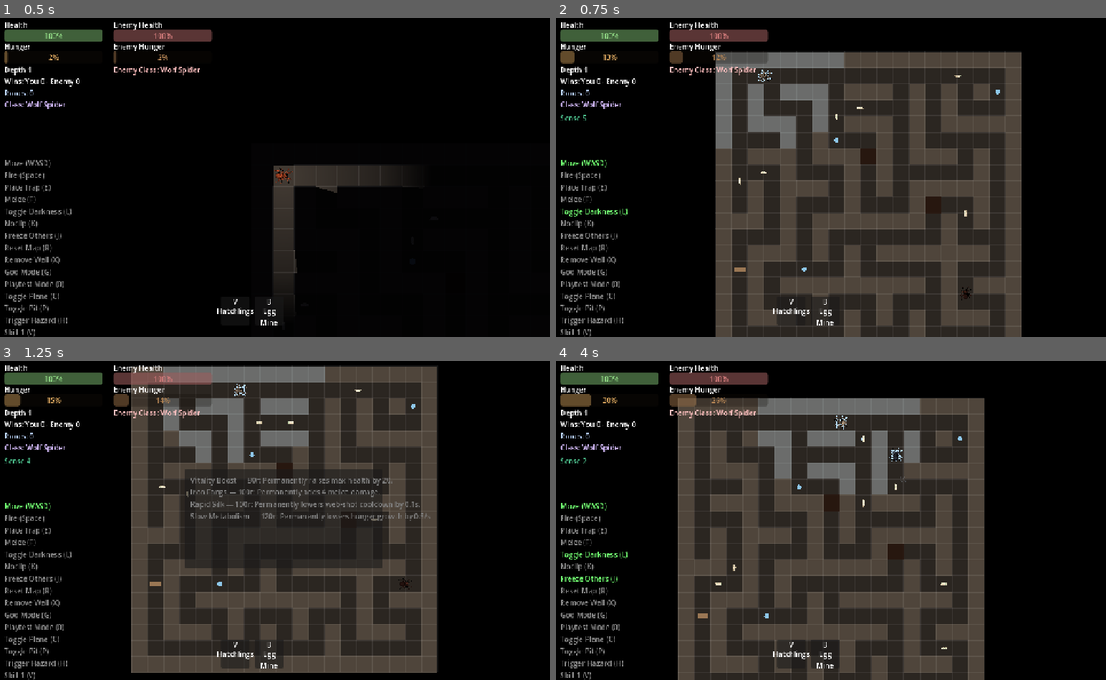
Above: before the commit, frames 1-4 (two rows, left to right).
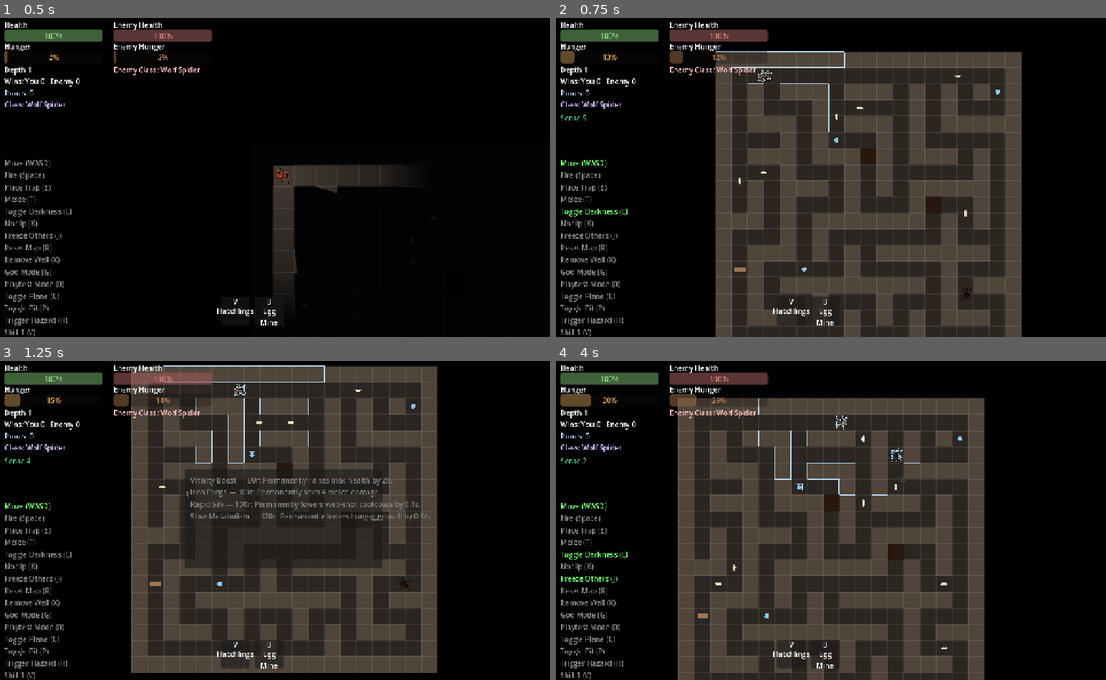
Above: after the commit, the same moments.

Repository: ehix/burrow
Game: Godot game, scene res://world/world.tscn
Same seed, same stepped clock (60 frames per second), same inputs: the game is played once before the commit and once after it.
Inputs (mouse positions are in pixels of both pictures, inside the frame that each line leads up to):
- Up to frame 1 (0.5 s): no input
- Up to frame 2 (0.75 s): tap Enter at 0.5 s; move the mouse to (963, 158) at 0.52 s; hold D (move_right) from 0.53 s (still down); hold L (toggle_darkness) from 0.53 s (still down); tap N (sense) at 0.6 s; click (963, 158) at 0.67 s
- Up to frame 3 (1.25 s): keep holding D (move_right); keep holding L (toggle_darkness); tap 5 (toggle_shop) at 0.77 s
- Up to frame 4 (4 s): release D (move_right) at 1.25 s; release L (toggle_darkness) at 1.25 s; drag from (726, 533) to (798, 389) at 1.27 s; move the mouse to (897, 447) at 2.02 s; hold D (move_right) 2.03-2.75 s; hold L (toggle_darkness) 2.03-2.75 s; tap 2 (buy_upgrade_2) at 2.1 s; drag from (809, 584) to (952, 603) at 2.77 s; move the mouse to (1012, 568) at 3.52 s; hold A (move_left) from 3.53 s (still down); hold J (dev_freeze) from 3.53 s (still down); tap 5 (toggle_shop) at 3.77 s; tap L (toggle_darkness) at 3.8 s

Frame 1 is identical in both runs. In frame 2, 3.6% of the frame differs, in the area x 29-53%, y 10-41%; in frame 3, 3.9%; in frame 4, 4.1%, in the area x 36-67%, y 11-43%.

Commit message:
Sense: outline everything sensed, not just spiders/larvae, no fill washes
The wall highlight (a solid translucent Polygon2D per tile) read as "the
map lighting up a bit more" — the opposite of what an outline-based
"sensed, not seen" effect should look like. Reworked into a proper
boundary trace: one shared drawer node per level traces only the true
edge of the wall/pit tile mass against open/out-of-radius neighbours,
matching the crisp look of the entity outline shader instead of a filled
rectangle per tile.

Also broadened what Sense actually reveals to match its own original
design intent (walls, items, enemies, hazards, critters) rather than
just spiders/larvae: web traps get the real outline shader (they have an
actual sprite); world items and earthworms are placeholder `_draw()`-only
visuals with no sprite for the shader technique, so they get a matching
hand-drawn box outline instead, parented directly to the entity so it
tracks position for free. Pits get the same boundary-trace treatment as
walls. One outline colour everywhere now, not a separate wash colour for
walls — "everything with an outline like it's sensed in the spider's
mind," not several different visual treatments stitched together.

Co-Authored-By: Claude Sonnet 5 <noreply@anthropic.com>

Diff:
--- a/tests/test_level_sense_and_pits.gd
+++ b/tests/test_level_sense_and_pits.gd
@@ -60,7 +60,7 @@
 	assert_false((player_sprite.material as ShaderMaterial).get_shader_parameter("outline_enabled"))
 
 
-func test_set_sense_outline_highlights_wall_tiles_within_radius() -> void:
+func test_set_sense_outline_traces_wall_boundary_within_radius() -> void:
 	var level := _make_level()
 	var wall_tile: Vector2i = level._wall_nodes.keys()[0]
 	var wall_pos := level.centre_of(wall_tile)
@@ -68,10 +68,62 @@
 
 	level.set_sense_outline(true, 10.0)
 
-	assert_true(level._sense_wall_highlights.has(wall_tile))
+	assert_true(level._sense_structure_outline.wall_tiles.has(wall_tile))
 
 	level.set_sense_outline(false)
-	assert_false(level._sense_wall_highlights.has(wall_tile))
+	assert_true(level._sense_structure_outline.wall_tiles.is_empty())
+
+
+func test_set_sense_outline_traces_pit_boundary_within_radius() -> void:
+	var level := _make_level()
+	var pit_tile := Vector2i(4, 4)
+	while not level.maze.is_open(pit_tile.x, pit_tile.y): # find an open tile near the centre
+		pit_tile += Vector2i(1, 0)
+	level.set_pit_at(pit_tile, true)
+	level.player.global_position = level.centre_of(pit_tile)
+
+	level.set_sense_outline(true, 10.0)
+
+	assert_true(level._sense_structure_outline.pit_tiles.has(pit_tile))
+
+
+func test_set_sense_outline_boxes_a_nearby_world_item() -> void:
+	var level := _make_level()
+	var pickup: WorldItemPickup = preload("res://entities/items/world_item_pickup.tscn").instantiate()
+	level.add_child(pickup)
+	pickup.global_position = level.player.global_position
+
+	level.set_sense_outline(true, 50.0)
+
+	assert_true(level._sense_point_highlights.has(pickup))
+
+	level.set_sense_outline(false)
+	assert_false(level._sense_point_highlights.has(pickup))
+
+
+func test_set_sense_outline_boxes_a_nearby_earthworm() -> void:
+	var level := _make_level()
+	var worm: Earthworm = preload("res://entities/earthworm/earthworm.tscn").instantiate()
+	level.add_child(worm)
+	worm.global_position = level.player.global_position
+
+	level.set_sense_outline(true, 50.0)
+
+	assert_true(level._sense_point_highlights.has(worm))
+
+
+func test_set_sense_outline_outlines_a_nearby_trap() -> void:
+	var level := _make_level()
+	var trap: WebTrap = preload("res://entities/web/web_trap.tscn").instantiate()
+	level.add_child(trap)
+	trap.global_position = level.player.global_position
+	var trap_visual := trap.get_node("Visual") as CanvasItem
+
+	level.set_sense_outline(true, 50.0)
+
+	var mat := trap_visual.material as ShaderMaterial
+	assert_not_null(mat)
+	assert_true(mat.get_shader_parameter("outline_enabled"))
 
 
 func test_build_seeds_natural_pits_away_from_both_spawns() -> void:
--- a/world/level.gd
+++ b/world/level.gd
@@ -33,21 +33,61 @@
 
 ## Fog-of-war ambient when darkness is on. White (no darkening) when off.
 const DARK_MODULATE := Color(0.05, 0.05, 0.07)
+## One consistent "sensed" colour/style for everything Sense reveals —
+## spiders/larvae/traps get the real outline shader; walls/pits (no per-tile
+## sprite to shader-outline — the whole maze is one batched MazeRenderer
+## draw) get a hand-drawn boundary trace in the same colour; items/
+## earthworms (placeholder `_draw()`-only visuals, no sprite either) get a
+## hand-drawn box outline in the same colour. One visual language, not three.
 const SENSE_OUTLINE_COLOR := Color(0.75, 0.9, 1.0, 0.9)
-## Translucent fill for a wall tile within Sense's radius (design round 2):
-## walls have no per-tile sprite to shader-outline the way spiders/larvae
-## do (the whole maze is one batched MazeRenderer draw), and using an
-## alpha-edge shader on that renderer would only work while floor tiles
-## stay transparent — future map art will make floor opaque too. This
-## overlay is art-agnostic instead: it only needs "is this tile coordinate
-## a wall within radius", never anything about what's actually drawn there.
-const SENSE_WALL_HIGHLIGHT_COLOR := Color(0.75, 0.9, 1.0, 0.25)
 
 ## Dual-Plane Map Architecture (design §1): the ground floor and the inverted
 ## ceiling floor directly above it. A spider's PlaneComponent tracks which one
 ## it currently occupies; `is_blocked()` is the single seam both planes'
 ## GridMover.block_check should route through.
 enum Layer { GROUND, CEILING }
+
+## Sense's structural (wall/pit) outline: traces only the true boundary of
+## the given tile sets against their non-member/out-of-radius neighbours —
+## a proper edge outline, not a filled rectangle per tile. Repopulated and
+## redrawn from scratch each frame while Sense is active.
+class SenseStructureOutline:
+	extends Node2D
+
+	var wall_tiles: Dictionary = {}
+	var pit_tiles: Dictionary = {}
+	var tile_size: float = 48.0
+	var line_color: Color = Color.WHITE
+
+	func _draw() -> void:
+		_draw_region_boundary(wall_tiles)
+		_draw_region_boundary(pit_tiles)
+
+	func _draw_region_boundary(region: Dictionary) -> void:
+		var half := tile_size * 0.5
+		for tile in region.keys():
+			var centre := Vector2((tile.x + 0.5) * tile_size, (tile.y + 0.5) * tile_size)
+			if not region.has(tile + Vector2i(0, -1)):
+				draw_line(centre + Vector2(-half, -half), centre + Vector2(half, -half), line_color, 2.0)
+			if not region.has(tile + Vector2i(0, 1)):
+				draw_line(centre + Vector2(-half, half), centre + Vector2(half, half), line_color, 2.0)
+			if not region.has(tile + Vector2i(-1, 0)):
+				draw_line(centre + Vector2(-half, -half), centre + Vector2(-half, half), line_color, 2.0)
+			if not region.has(tile + Vector2i(1, 0)):
+				draw_line(centre + Vector2(half, -half), centre + Vector2(half, half), line_color, 2.0)
+
+
+## Sense's point-entity outline (items, earthworms — placeholder `_draw()`-
+## only visuals with no sprite for the shader technique): a simple box
+## stroke, parented directly to the sensed entity so it moves for free.
+class SensePointOutline:
+	extends Node2D
+
+	var half_size: Vector2 = Vector2(10, 10)
+	var line_color: Color = Color.WHITE
+
+	func _draw() -> void:
+		draw_rect(Rect2(-half_size, half_size * 2.0), line_color, false, 2.0)
 
 @onready var _canvas_modulate: CanvasModulate = $CanvasModulate
 @onready var _walls: StaticBody2D = $Walls
@@ -74,11 +114,17 @@
 var _hazard_director: HazardDirector
 var _sense_active: bool = false
 var _sense_radius: float = 0.0
-## Node currently outlined via Sense -> true, so entry/exit toggles the
-## refcounted OutlineFx on/off exactly once each, not every frame.
+## Sprite-bearing node (spider/larva/trap) currently outlined via Sense ->
+## true, so entry/exit toggles the refcounted OutlineFx on/off exactly once
+## each, not every frame.
 var _sense_outlined: Dictionary = {}
-## Wall tile currently highlighted via Sense -> its highlight node.
-var _sense_wall_highlights: Dictionary = {}
+## Point entity (item/earthworm) currently highlighted via Sense -> its
+## highlight node (a child of the entity itself, so it moves for free).
+var _sense_point_highlights: Dictionary = {}
+## Single shared node that draws the wall/pit boundary trace — lazily
+## created, redrawn from scratch each frame while Sense is active rather
+## than one spawned node per tile.
+var _sense_structure_outline: Node2D = null
 
 
 func _ready() -> void:
@@ -159,13 +205,14 @@
 			light.enabled = on
 
 
-## SenseSkill's outline cue (Hatchlings/VFX/input round): every living
-## spider/larva within `radius` of the player gets the shared outline
-## shader, and nearby wall tiles get a translucent highlight — no more
-## light-through-walls (the old set_sense_active()). Continuous while
-## active: _process() re-syncs every frame as the player moves, so entering/
-## leaving the radius toggles the effect on/off in real time. `radius` is
-## ignored when `active` is false.
+## SenseSkill's outline cue (design round 2): "sensed", not "seen" — every
+## spider/larva/trap within `radius` of the player gets the shared outline
+## shader; wall/pit tiles get a hand-drawn boundary trace; item/earthworm
+## placeholders get a hand-drawn box outline. Everything Sense reveals reads
+## as an outline, not a lit-up patch — no more light-through-walls (the old
+## set_sense_active()). Continuous while active: _process() re-syncs every
+## frame as the player moves, so entering/leaving the radius toggles the
+## effect on/off in real time. `radius` is ignored when `active` is false.
 func set_sense_outline(active: bool, radius: float = 0.0) -> void:
 	_sense_active = active
 	_sense_radius = radius
@@ -174,22 +221,35 @@
 		return
 	for node in _sense_outlined.keys():
 		if is_instance_valid(node):
-			var sprite := (node as Node2D).get_node_or_null("Sprite") as CanvasItem
+			var sprite := _sense_sprite_of(node)
 			if sprite != null:
 				OutlineFx.set_outline(sprite, false, SENSE_OUTLINE_COLOR)
 	_sense_outlined.clear()
-	_clear_sense_wall_highlights()
-
-
-## Re-scans which spiders/larvae and wall tiles are currently within
-## _sense_radius of the player, toggling OutlineFx/highlights only on
-## entry/exit (via the _sense_outlined/_sense_wall_highlights "currently on"
-## sets) rather than redundantly every frame regardless of change.
+	for highlight in _sense_point_highlights.values():
+		if highlight != null and is_instance_valid(highlight):
+			highlight.queue_free()
+	_sense_point_highlights.clear()
+	if _sense_structure_outline != null and is_instance_valid(_sense_structure_outline):
+		_sense_structure_outline.wall_tiles.clear()
+		_sense_structure_outline.pit_tiles.clear()
+		_sense_structure_outline.queue_redraw()
+
+
 func _update_sense_outlines() -> void:
 	if player == null:
 		return
+	_update_sense_sprite_outlines()
+	_update_sense_point_highlights()
+	_update_sense_structure_outline()
+
+
+## Spiders (incl. the player itself), larvae, and web traps all carry a real
+## `Sprite`/`Visual` texture, so they use the actual outline shader —
+## toggled only on entry/exit (via the _sense_outlined "currently on" set)
+## since OutlineFx.set_outline() is refcounted and needs matched calls.
+func _update_sense_sprite_outlines() -> void:
 	var still_in_range: Dictionary = {}
-	for group in ["spiders", "larvae"]:
+	for group in ["spiders", "larvae", "traps"]:
 		for node in get_tree().get_nodes_in_group(group):
 			var n2d := node as Node2D
 			if n2d == null or not is_instance_valid(n2d):
@@ -198,56 +258,86 @@
 				continue
 			still_in_range[n2d] = true
 			if not _sense_outlined.has(n2d):
-				var sprite := n2d.get_node_or_null("Sprite") as CanvasItem
+				var sprite := _sense_sprite_of(n2d)
 				if sprite != null:
 					OutlineFx.set_outline(sprite, true, SENSE_OUTLINE_COLOR)
 					_sense_outlined[n2d] = true
 	for node in _sense_outlined.keys().duplicate():
 		if not still_in_range.has(node):
 			if is_instance_valid(node):
-				var sprite := (node as Node2D).get_node_or_null("Sprite") as CanvasItem
+				var sprite := _sense_sprite_of(node)
 				if sprite != null:
 					OutlineFx.set_outline(sprite, false, SENSE_OUTLINE_COLOR)
 			_sense_outlined.erase(node)
-	_update_sense_wall_highlights()
-
-
-func _update_sense_wall_highlights() -> void:
-	if player == null:
-		return
+
+
+## Most entities name their visual node "Sprite"; WebTrap names its "Visual".
+func _sense_sprite_of(node: Node) -> CanvasItem:
+	var sprite := node.get_node_or_null("Sprite") as CanvasItem
+	if sprite != null:
+		return sprite
+	return node.get_node_or_null("Visual") as CanvasItem
+
+
+## Per-group box half-size for the point-entity outline, roughly matching
+## each placeholder's own `_draw()` shape.
+const SENSE_POINT_HALF_SIZE := {
+	"world_items": Vector2(9, 9),
+	"earthworms": Vector2(18, 8),
+}
+
+
+## World items and earthworms are placeholder `_draw()`-only visuals (no
+## sprite/texture for the shader technique) — they get a hand-drawn box
+## outline instead, parented directly to the entity so it tracks position
+## for free. Toggled on entry/exit like the sprite-based outlines above.
+func _update_sense_point_highlights() -> void:
 	var still_in_range: Dictionary = {}
+	for group in SENSE_POINT_HALF_SIZE.keys():
+		var half_size: Vector2 = SENSE_POINT_HALF_SIZE[group]
+		for node in get_tree().get_nodes_in_group(group):
+			var n2d := node as Node2D
+			if n2d == null or not is_instance_valid(n2d):
+				continue
+			if n2d.global_position.distance_to(player.global_position) > _sense_radius:
+				continue
+			still_in_range[n2d] = true
+			if not _sense_point_highlights.has(n2d):
+				var outline := SensePointOutline.new()
+				outline.half_size = half_size
+				outline.line_color = SENSE_OUTLINE_COLOR
+				n2d.add_child(outline)
+				_sense_point_highlights[n2d] = outline
+	for node in _sense_point_highlights.keys().duplicate():
+		if not still_in_range.has(node):
+			var outline = _sense_point_highlights[node]
+			if outline != null and is_instance_valid(outline):
+				outline.queue_free()
+			_sense_point_highlights.erase(node)
+
+
+## Walls and pits have no per-tile sprite — recomputes which tiles are
+## currently within radius and hands the sets to the single shared
+## SenseStructureOutline drawer, which traces just their boundary.
+func _update_sense_structure_outline() -> void:
+	if _sense_structure_outline == null or not is_instance_valid(_sense_structure_outline):
+		var outline := SenseStructureOutline.new()
+		outline.tile_size = TILE_SIZE
+		outline.line_color = SENSE_OUTLINE_COLOR
+		add_child(outline)
+		_sense_structure_outline = outline
+	var walls: Dictionary = {}
 	for tile in _wall_nodes.keys():
-		var centre := centre_of(tile)
-		if centre.distance_to(player.global_position) > _sense_radius:
-			continue
-		still_in_range[tile] = true
-		if not _sense_wall_highlights.has(tile):
-			_sense_wall_highlights[tile] = _spawn_sense_wall_highlight(tile)
-	for tile in _sense_wall_highlights.keys().duplicate():
-		if not still_in_range.has(tile):
-			var highlight = _sense_wall_highlights[tile]
-			if highlight != null and is_instance_valid(highlight):
-				highlight.queue_free()
-			_sense_wall_highlights.erase(tile)
-
-
-func _spawn_sense_wall_highlight(tile: Vector2i) -> Node2D:
-	var half := TILE_SIZE * 0.5
-	var poly := Polygon2D.new()
-	poly.polygon = PackedVector2Array([
-		Vector2(-half, -half), Vector2(half, -half),
-		Vector2(half, half), Vector2(-half, half)])
-	poly.color = SENSE_WALL_HIGHLIGHT_COLOR
-	poly.position = centre_of(tile)
-	add_child(poly)
-	return poly
-
-
-func _clear_sense_wall_highlights() -> void:
-	for highlight in _sense_wall_highlights.values():
-		if highlight != null and is_instance_valid(highlight):
-			highlight.queue_free()
-	_sense_wall_highlights.clear()
+		if centre_of(tile).distance_to(player.global_position) <= _sense_radius:
+			walls[tile] = true
+	var pits: Dictionary = {}
+	for tile in _pit_nodes.keys():
+		if centre_of(tile).distance_to(player.global_position) <= _sense_radius:
+			pits[tile] = true
+	var drawer := _sense_structure_outline as SenseStructureOutline
+	drawer.wall_tiles = walls
+	drawer.pit_tiles = pits
+	drawer.queue_redraw()
 
 
 func _build_collision_and_occluders() -> void:
